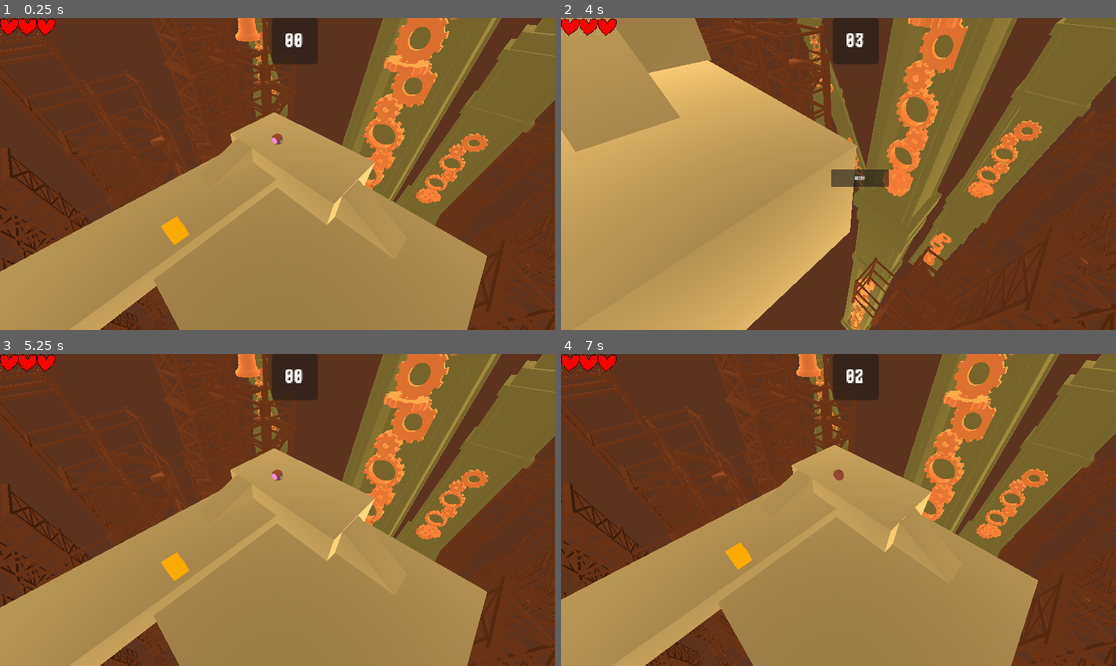
Above: before the commit, frames 1-4 (two rows, left to right).
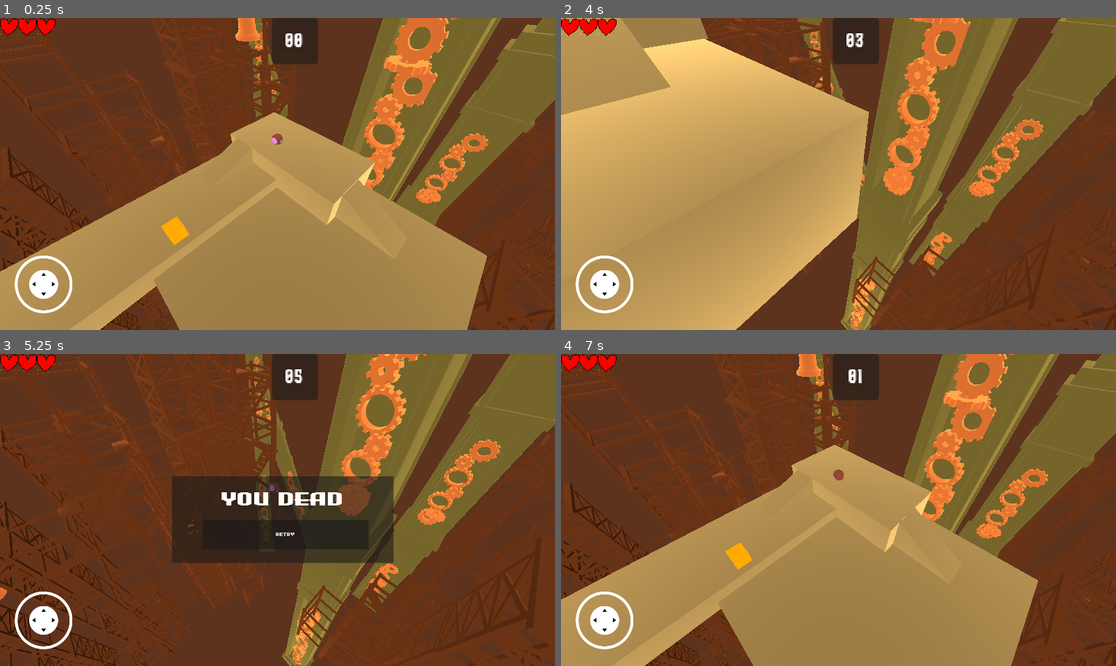
Above: after the commit, the same moments.

Repository: leon-arndt/InnoEngineJam2023
Game: Godot game, scene res://main.tscn
Two runs of this game, one before a commit and one after it. Both use one fixed random seed, a clock stepped at 60 frames per second and the inputs below.
Inputs (mouse positions are in pixels of both pictures, inside the frame that each line leads up to):
- Up to frame 1 (0.25 s): no input
- Up to frame 2 (4 s): tap Enter at 0.5 s; move the mouse to (960, 158) at 0.52 s; hold Right (move_right) 0.53-1.25 s; click (960, 158) at 0.67 s; drag from (727, 189) to (810, 236) at 1.27 s; move the mouse to (894, 105) at 2.02 s; hold Right (move_right) 2.03-2.75 s; click (894, 105) at 2.17 s; drag from (810, 236) to (672, 127) at 2.77 s; move the mouse to (1005, 220) at 3.52 s; hold Left (move_left) from 3.53 s (still down); click (1005, 220) at 3.67 s
- Up to frame 3 (5.25 s): release Left (move_left) at 4.25 s; click (299, 513) at 4.25 s, where only the run before the commit has a clickable "Retry"; drag from (111, 463) to (194, 432) at 5.02 s
- Up to frame 4 (7 s): click (844, 534) at 5.75 s, where only the run after the commit has a clickable "Retry"; move the mouse to (866, 510) at 6.52 s; hold Down (move_backward) from 6.53 s (still down); click (866, 510) at 6.67 s

The runs differ from the first frame. In frame 1, 0.7% of the frame differs, in the area x 2-14%, y 76-95%; in frame 2, 11%; in frame 3, 54%, in the area x 0-100%, y 0-100%; in frame 4, 0.8%.

Commit message:
added virtual joystick improved death screen

Diff:
--- a/PlayerMovement.gd
+++ b/PlayerMovement.gd
@@ -1,5 +1,6 @@
 extends RigidBody3D
 
+@export var death_zone_y = -20
 signal health_depleted
 
 # Called when the node enters the scene tree for the first time.
@@ -17,5 +18,5 @@
 	direction = Quaternion.from_euler(Vector3(0,180,0)) * direction
 	apply_central_force(direction * 800 * delta)
 
-	if position.y < -10:
+	if position.y < death_zone_y:
 		emit_signal("health_depleted")
--- /dev/null
+++ b/default_env.tres
@@ -0,0 +1,7 @@
+[gd_resource type="Environment" load_steps=2 format=2]
+
+[sub_resource type="ProceduralSky" id=1]
+
+[resource]
+background_mode = 2
+background_sky = SubResource( 1 )
--- /dev/null
+++ b/joystick/virtual_joystick.gd
@@ -0,0 +1,150 @@
+class_name VirtualJoystick
+
+extends Control
+
+## A simple virtual joystick for touchscreens, with useful options.
+## Github: https://github.com/MarcoFazioRandom/Virtual-Joystick-Godot
+
+# EXPORTED VARIABLE
+
+## The color of the button when the joystick is pressed.
+@export var pressed_color := Color.GRAY
+
+## If the input is inside this range, the output is zero.
+@export_range(0, 200, 1) var deadzone_size : float = 10
+
+## The max distance the tip can reach.
+@export_range(0, 500, 1) var clampzone_size : float = 75
+
+enum Joystick_mode {
+	FIXED, ## The joystick doesn't move.
+	DYNAMIC ## Every time the joystick area is pressed, the joystick position is set on the touched position.
+}
+
+## If the joystick stays in the same position or appears on the touched position when touch is started
+@export var joystick_mode := Joystick_mode.FIXED
+
+enum Visibility_mode {
+	ALWAYS, ## Always visible
+	TOUCHSCREEN_ONLY ## Visible on touch screens only
+}
+
+## If the joystick is always visible, or is shown only if there is a touchscreen
+@export var visibility_mode := Visibility_mode.ALWAYS
+
+## If true, the joystick uses Input Actions (Project -> Project Settings -> Input Map)
+@export var use_input_actions := true
+
+@export var action_left := "ui_left"
+@export var action_right := "ui_right"
+@export var action_up := "ui_up"
+@export var action_down := "ui_down"
+
+# PUBLIC VARIABLES
+
+## If the joystick is receiving inputs.
+var is_pressed := false
+
+# The joystick output.
+var output := Vector2.ZERO
+
+# PRIVATE VARIABLES
+
+var _touch_index : int = -1
+
+@onready var _base := $Base
+@onready var _tip := $Base/Tip
+
+@onready var _base_radius = _base.size * _base.get_global_transform_with_canvas().get_scale() / 2
+
+@onready var _base_default_position : Vector2 = _base.position
+@onready var _tip_default_position : Vector2 = _tip.position
+
+@onready var _default_color : Color = _tip.modulate
+
+# FUNCTIONS
+
+func _ready() -> void:
+	if not DisplayServer.is_touchscreen_available() and visibility_mode == Visibility_mode.TOUCHSCREEN_ONLY:
+		hide()
+
+func _input(event: InputEvent) -> void:
+	if event is InputEventScreenTouch:
+		if event.pressed:
+			if _is_point_inside_joystick_area(event.position) and _touch_index == -1:
+				if joystick_mode == Joystick_mode.DYNAMIC or (joystick_mode == Joystick_mode.FIXED and _is_point_inside_base(event.position)):
+					if joystick_mode == Joystick_mode.DYNAMIC:
+						_move_base(event.position)
+					_touch_index = event.index
+					_tip.modulate = pressed_color
+					_update_joystick(event.position)
+					get_viewport().set_input_as_handled()
+		elif event.index == _touch_index:
+			_reset()
+			get_viewport().set_input_as_handled()
+	elif event is InputEventScreenDrag:
+		if event.index == _touch_index:
+			_update_joystick(event.position)
+			get_viewport().set_input_as_handled()
+
+func _move_base(new_position: Vector2) -> void:
+	_base.global_position = new_position - _base.pivot_offset * get_global_transform_with_canvas().get_scale()
+
+func _move_tip(new_position: Vector2) -> void:
+	_tip.global_position = new_position - _tip.pivot_offset * _base.get_global_transform_with_canvas().get_scale()
+
+func _is_point_inside_joystick_area(point: Vector2) -> bool:
+	var x: bool = point.x >= global_position.x and point.x <= global_position.x + (size.x * get_global_transform_with_canvas().get_scale().x)
+	var y: bool = point.y >= global_position.y and point.y <= global_position.y + (size.y * get_global_transform_with_canvas().get_scale().y)
+	return x and y
+
+func _is_point_inside_base(point: Vector2) -> bool:
+	var center : Vector2 = _base.global_position + _base_radius
+	var vector : Vector2 = point - center
+	if vector.length_squared() <= _base_radius.x * _base_radius.x:
+		return true
+	else:
+		return false
+
+func _update_joystick(touch_position: Vector2) -> void:
+	var center : Vector2 = _base.global_position + _base_radius
+	var vector : Vector2 = touch_position - center
+	vector = vector.limit_length(clampzone_size)
+
+	_move_tip(center + vector)
+
+	if vector.length_squared() > deadzone_size * deadzone_size:
+		is_pressed = true
+		output = (vector - (vector.normalized() * deadzone_size)) / (clampzone_size - deadzone_size)
+	else:
+		is_pressed = false
+		output = Vector2.ZERO
+
+	if use_input_actions:
+		if output.x > 0:
+			_update_input_action(action_right, output.x)
+		else:
+			_update_input_action(action_left, -output.x)
+
+		if output.y > 0:
+			_update_input_action(action_down, output.y)
+		else:
+			_update_input_action(action_up, -output.y)
+
+func _update_input_action(action:String, value:float):
+	if value > InputMap.action_get_deadzone(action):
+		Input.action_press(action, value)
+	elif Input.is_action_pressed(action):
+		Input.action_release(action)
+
+func _reset():
+	is_pressed = false
+	output = Vector2.ZERO
+	_touch_index = -1
+	_tip.modulate = _default_color
+	_base.position = _base_default_position
+	_tip.position = _tip_default_position
+	if use_input_actions:
+		for action in [action_left, action_right, action_down, action_up]:
+			if Input.is_action_pressed(action) or Input.is_action_just_pressed(action):
+				Input.action_release(action)
--- /dev/null
+++ b/joystick/virtual_joystick.tscn
@@ -0,0 +1,51 @@
+[gd_scene load_steps=4 format=3 uid="uid://dmr0fcamx7t56"]
+
+[ext_resource type="Script" path="res://joystick/virtual_joystick.gd" id="1_8x4dy"]
+[ext_resource type="Texture2D" uid="uid://bm30au8mjfc2f" path="res://joystick/textures/joystick_base_outline.png" id="2_jhjs2"]
+[ext_resource type="Texture2D" uid="uid://dt13r06u87fib" path="res://joystick/textures/joystick_tip_arrows.png" id="3_3etdg"]
+
+[node name="Virtual Joystick" type="Control"]
+layout_mode = 3
+anchors_preset = 2
+anchor_top = 1.0
+anchor_bottom = 1.0
+offset_top = -308.0
+offset_right = 300.0
+offset_bottom = -8.0
+grow_vertical = 0
+script = ExtResource("1_8x4dy")
+
+[node name="Base" type="TextureRect" parent="."]
+layout_mode = 1
+anchors_preset = 8
+anchor_left = 0.5
+anchor_top = 0.5
+anchor_right = 0.5
+anchor_bottom = 0.5
+offset_left = -100.0
+offset_top = -100.0
+offset_right = 100.0
+offset_bottom = 100.0
+grow_horizontal = 2
+grow_vertical = 2
+pivot_offset = Vector2(100, 100)
+mouse_force_pass_scroll_events = false
+texture = ExtResource("2_jhjs2")
+stretch_mode = 5
+
+[node name="Tip" type="TextureRect" parent="Base"]
+layout_mode = 1
+anchors_preset = 8
+anchor_left = 0.5
+anchor_top = 0.5
+anchor_right = 0.5
+anchor_bottom = 0.5
+offset_left = -50.0
+offset_top = -50.0
+offset_right = 50.0
+offset_bottom = 50.0
+grow_horizontal = 2
+grow_vertical = 2
+pivot_offset = Vector2(50, 50)
+texture = ExtResource("3_3etdg")
+stretch_mode = 5
--- a/main.tscn
+++ b/main.tscn
@@ -6,14 +6,16 @@
 [ext_resource type="PackedScene" uid="uid://c1cca74de7033" path="res://PrototypeLevelScene/PrototypeLevel.tscn" id="3_as83t"]
 [ext_resource type="PackedScene" path="res://scenes/enemy.tscn" id="4_mh3x5"]
 [ext_resource type="PackedScene" path="res://scenes/audio.tscn" id="6_hkl6x"]
+[ext_resource type="PackedScene" uid="uid://dmr0fcamx7t56" path="res://joystick/virtual_joystick.tscn" id="7_q6uog"]
 
 [node name="Node" type="Node"]
 script = ExtResource("1_blfbj")
 
 [node name="UI" parent="." instance=ExtResource("1_en1kt")]
 
-[node name="Button" parent="UI/CanvasLayer" index="2" node_paths=PackedStringArray("playerNode")]
-playerNode = NodePath("../../../PlayerAndCamera/Player")
+[node name="Button" parent="UI/CanvasLayer/Panel2" index="0" node_paths=PackedStringArray("parentNode", "playerNode")]
+parentNode = NodePath("..")
+playerNode = NodePath("../../../../PlayerAndCamera/Player")
 
 [node name="PlayerAndCamera" parent="." instance=ExtResource("2_ye1pi")]
 transform = Transform3D(1, 0, 0, 0, 1, 0, 0, 0, 1, -4.0509, 2.68835, -9.58199)
@@ -43,5 +45,14 @@
 
 [node name="Audio" parent="." instance=ExtResource("6_hkl6x")]
 
+[node name="Virtual Joystick" parent="." instance=ExtResource("7_q6uog")]
+offset_left = 1.0
+offset_right = 301.0
+joystick_mode = 1
+action_left = "move_left"
+action_right = "move_right"
+action_up = "move_forward"
+action_down = "move_backward"
+
 [editable path="UI"]
 [editable path="PlayerAndCamera"]
--- a/project.godot
+++ b/project.godot
@@ -55,6 +55,10 @@
 ]
 }
 
+[input_devices]
+
+pointing/emulate_touch_from_mouse=true
+
 [rendering]
 
 renderer/rendering_method="gl_compatibility"
--- a/scenes/RestartButton.gd
+++ b/scenes/RestartButton.gd
@@ -1,10 +1,11 @@
 extends Button
 
+@export var parentNode : Node
 @export var playerNode : Node
 
 # Called when the node enters the scene tree for the first time.
 func _ready():
-	visible = false
+	parentNode.visible = false
 	playerNode.connect("health_depleted", _on_health_depleted)
 	pressed.connect(_on_button_down)
 
@@ -14,7 +15,7 @@
 	pass
 
 func _on_health_depleted():
-	visible = true
+	parentNode.visible = true
 	pass
 
 func _on_button_down():
--- a/scenes/ui.tscn
+++ b/scenes/ui.tscn
@@ -51,17 +51,50 @@
 horizontal_alignment = 1
 vertical_alignment = 1
 
-[node name="Button" type="Button" parent="CanvasLayer"]
+[node name="Panel2" type="Panel" parent="CanvasLayer"]
+texture_filter = 1
 anchors_preset = 8
 anchor_left = 0.5
 anchor_top = 0.5
 anchor_right = 0.5
 anchor_bottom = 0.5
-offset_left = -25.0
-offset_top = -15.5
-offset_right = 175.0
-offset_bottom = 44.5
+offset_left = -182.0
+offset_top = -117.0
+offset_right = 218.0
+offset_bottom = 183.0
+grow_horizontal = 2
+grow_vertical = 2
+scale = Vector2(1.916, 1)
+pivot_offset = Vector2(200, 150)
+size_flags_stretch_ratio = 9.28
+
+[node name="LoseText" type="Label" parent="CanvasLayer/Panel2"]
+layout_mode = 1
+anchors_preset = 15
+anchor_right = 1.0
+anchor_bottom = 1.0
+offset_left = 0.104391
+offset_top = -69.0
+offset_right = 0.104401
+offset_bottom = -69.0
+grow_horizontal = 2
+grow_vertical = 2
+theme_override_font_sizes/font_size = 64
+text = "You dead"
+horizontal_alignment = 1
+vertical_alignment = 1
+
+[node name="Button" type="Button" parent="CanvasLayer/Panel2" node_paths=PackedStringArray("parentNode")]
+layout_mode = 1
+anchors_preset = -1
+anchor_right = 1.0
+anchor_bottom = 1.0
+offset_left = 54.9061
+offset_top = 152.0
+offset_right = -45.0939
+offset_bottom = -48.0
 grow_horizontal = 2
 grow_vertical = 2
 text = "Retry"
 script = ExtResource("3_stth6")
+parentNode = NodePath("..")
--- /dev/null
+++ b/test/player.gd
@@ -0,0 +1,24 @@
+extends Sprite2D
+
+@export var speed : float = 100
+
+@export var joystick_left : VirtualJoystick
+
+@export var joystick_right : VirtualJoystick
+
+var move_vector := Vector2.ZERO
+
+func _process(delta: float) -> void:
+#	# Movement using the joystick output:
+#	if joystickLeft and joystickLeft.is_pressed():
+#		position += joystickLeft.get_output() * speed * delta
+
+	# Movement using Input functions:
+	move_vector = Vector2.ZERO
+	move_vector.x = Input.get_axis("ui_left", "ui_right")
+	move_vector.y = Input.get_axis("ui_up", "ui_down")
+	position += move_vector * speed * delta
+
+	# Rotation:
+	if joystick_right and joystick_right.is_pressed:
+		rotation = joystick_right.output.angle()
--- /dev/null
+++ b/test/test.tscn
@@ -0,0 +1,30 @@
+[gd_scene load_steps=4 format=3 uid="uid://bq2sqb1u1l5ve"]
+
+[ext_resource type="PackedScene" uid="uid://dmr0fcamx7t56" path="res://joystick/virtual_joystick.tscn" id="1_4k4lh"]
+[ext_resource type="Texture2D" uid="uid://b4jy3cynf4voa" path="res://icon.svg" id="2_44wa8"]
+[ext_resource type="Script" path="res://test/player.gd" id="3_dsmxw"]
+
+[node name="Test" type="Node2D"]
+
+[node name="UI" type="CanvasLayer" parent="."]
+
+[node name="Virtual joystick left" parent="UI" instance=ExtResource("1_4k4lh")]
+
+[node name="Virtual joystick right" parent="UI" instance=ExtResource("1_4k4lh")]
+anchors_preset = 3
+anchor_left = 1.0
+anchor_right = 1.0
+offset_left = -300.0
+offset_top = -300.0
+offset_right = 0.0
+offset_bottom = 0.0
+grow_horizontal = 0
+joystick_mode = 1
+use_input_actions = false
+
+[node name="Player" type="Sprite2D" parent="." node_paths=PackedStringArray("joystick_left", "joystick_right")]
+position = Vector2(600, 300)
+texture = ExtResource("2_44wa8")
+script = ExtResource("3_dsmxw")
+joystick_left = NodePath("../UI/Virtual joystick left")
+joystick_right = NodePath("../UI/Virtual joystick right")
Binary file added: icon.png
Not shown, added: icon.png.import
Binary file added: joystick/textures/joystick_base_outline.png
Not shown, added: joystick/textures/joystick_base_outline.png.import
Binary file added: joystick/textures/joystick_tip.png
Not shown, added: joystick/textures/joystick_tip.png.import
Binary file added: joystick/textures/joystick_tip_arrows.png
Not shown, added: joystick/textures/joystick_tip_arrows.png.import
Not shown: 1 places in main.tscn that only renumber resources
Binary file added: previews/gitpreview.png
Not shown, added: previews/gitpreview.png.import
Binary file added: previews/icon.png
(and 9 more such lines)
